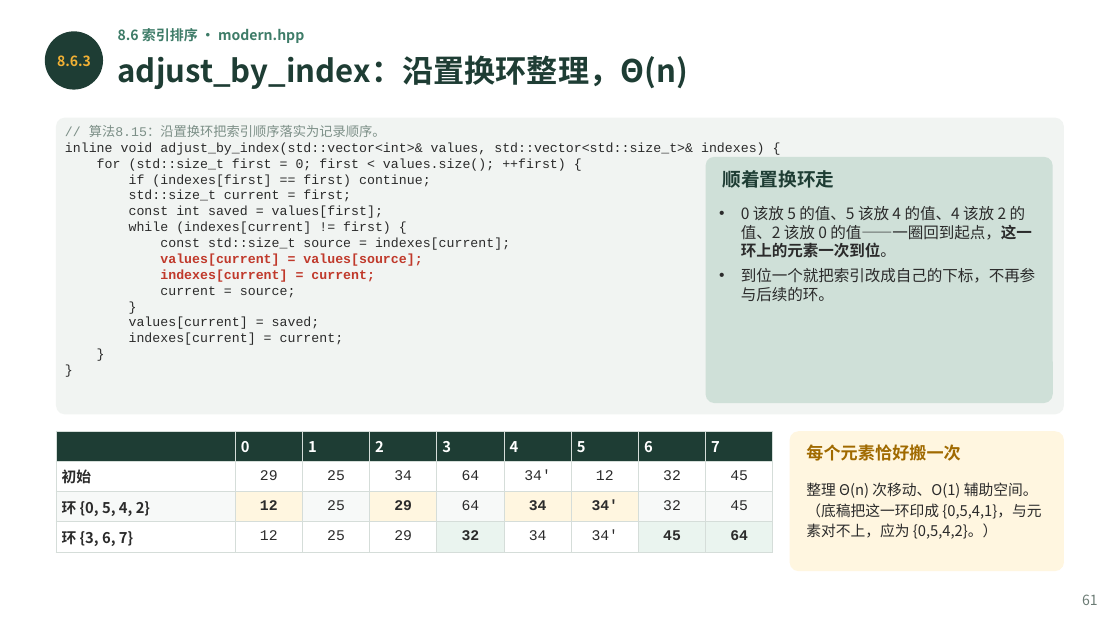
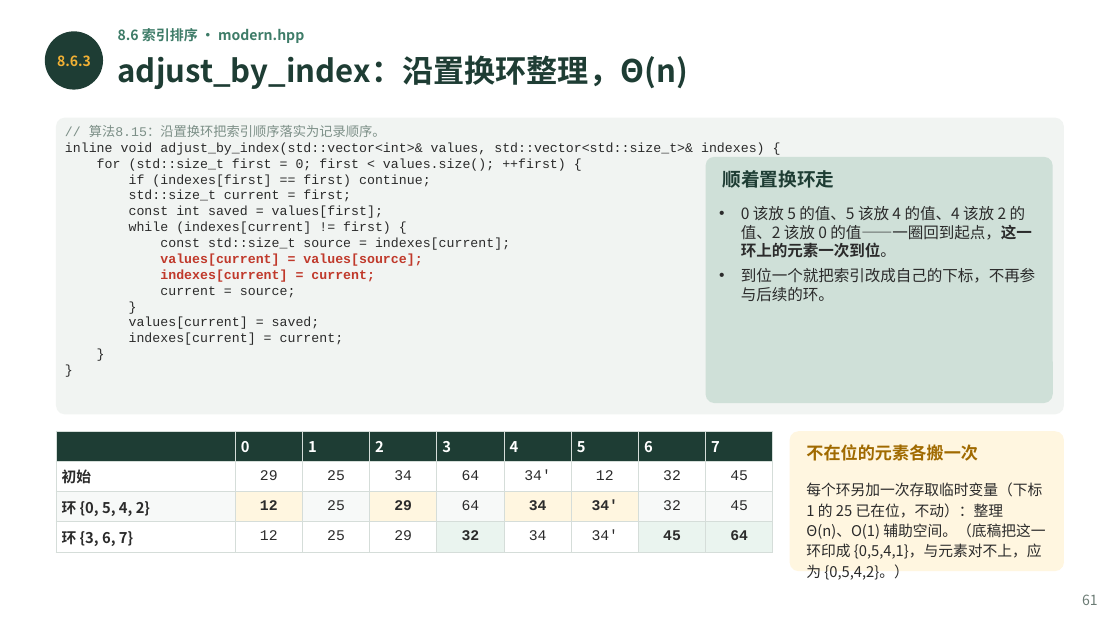
Before and after one commit to GMyhf/2026fall-cs201, a slide deck: slide 61 of courseware/202609_DSA_08_Sorting.pptx. Drawn at 1120x630 pixels with LibreOffice and Linux fonts; fonts in the diff are those of the drawing. Boxes give left, top, right and bottom in pixels: in the first picture for what was removed or moved away, otherwise in the second. Text is boxed around its words. In the diff, an @@ line names an element or a change of style, - is before the commit and + after.

```diff
--- a/courseware/202609_DSA_08_Sorting.pptx
+++ b/courseware/202609_DSA_08_Sorting.pptx
@@ text at bbox=[806, 444, 978, 461]: text changed @@
-每个元素恰好搬一次
+不在位的元素各搬一次
@@ text at bbox=[806, 482, 1045, 559]: text changed @@
-整理 Θ(n) 次移动、O(1) 辅助空间。（底稿把这一环印成 {0,5,4,1}，与元素对不上，应为 {0,5,4,2}。）
+每个环另加一次存取临时变量（下标 1 的 25 已在位，不动）：整理 Θ(n)、O(1) 辅助空间。（底稿把这一环印成 {0,5,4,1}，与元素对不上，应为 {0,5,4,2}。）
```
Also in this commit, not shown: 15 other slides changed, 32 other files.
